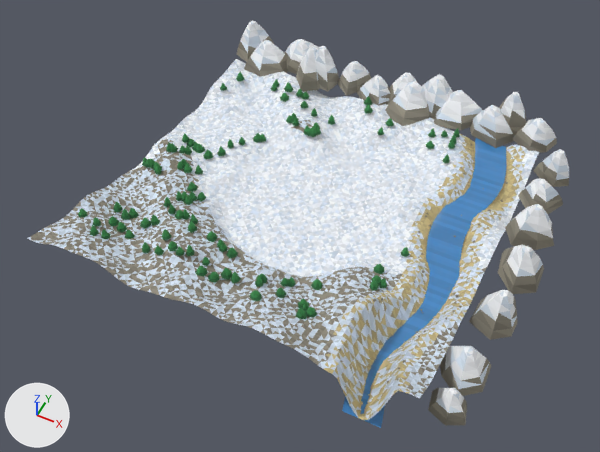
The glTF model game/public/models/river_landscape.glb: old version first, new version second.
One viewpoint serves both versions: a 50 mm lens placed at (53.5, -110.2, 132.6), pointed at (0.3, -3.6, -0.6). Arrows for +X, +Y and +Z are at lower left; the lights stay in place. The picture after the commit comes second. Vertices at exactly the same position are counted once.

The older version as bpy lines, for what is in view:
```python
me_riverlandscape = bpy.data.meshes.new('RiverLandscape')
me_riverlandscape.from_pydata(...)  # 12684 vertices, 22428 faces; spans x -41.8..50.6, y -40.0..52.6, z -2.3..14.0
# faces by material slot: [22268, 160]
me_riverlandscape.materials.append(mat_landscape)
me_riverlandscape.materials.append(mat_water)
ob_riverlandscape = bpy.data.objects.new('RiverLandscape', me_riverlandscape)
ob_riverlandscape.location = (0.0, 0.0, 0.0)
```
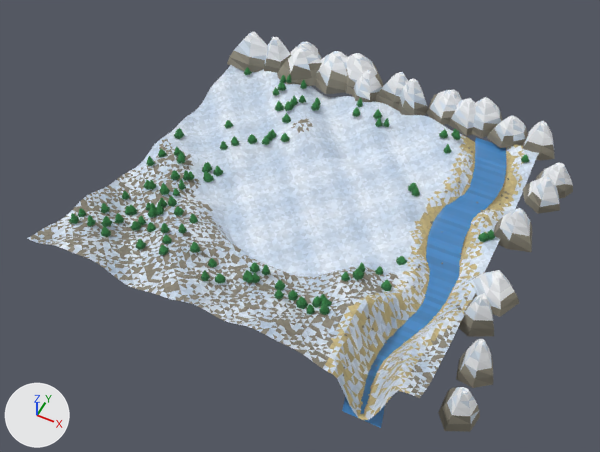
Where the change shows, as pixel boxes (x1, y1, x2, y2) in the pictures (600 x 452 px; the box of a moved part takes in the faces that stretch with it):
'RiverLandscape', reshaped
    before: (27, 20, 569, 428)
    after: (27, 32, 573, 432)
part 1 of me_riverlandscape, moved or reshaped
    before: (117, 225, 127, 232)
    after: (132, 221, 138, 225)
part 2 of me_riverlandscape, moved or reshaped
    before: (198, 265, 204, 271)
    after: (200, 274, 210, 281)
part 3 of me_riverlandscape, moved or reshaped
    before: (208, 274, 220, 282)
    after: (202, 273, 208, 278)
part 4 of me_riverlandscape, moved or reshaped
    before: (209, 272, 219, 279)
    after: (203, 270, 207, 275)
part 5 of me_riverlandscape, moved or reshaped
    before: (220, 245, 227, 250)
    after: (208, 261, 217, 268)
part 6 of me_riverlandscape, moved or reshaped
    before: (202, 259, 210, 266)
    after: (209, 261, 216, 265)
part 7 of me_riverlandscape, moved or reshaped
    before: (365, 108, 371, 111)
    after: (373, 113, 383, 119)
part 8 of me_riverlandscape, moved or reshaped
    before: (114, 207, 123, 212)
    after: (102, 203, 106, 208)
part 9 of me_riverlandscape, deleted
    before: (78, 71, 513, 386)
part 10 of me_riverlandscape, reshaped
    before: (79, 20, 569, 425)
    after: (69, 32, 573, 432)
part 11 of me_riverlandscape, recoloured
    both: (29, 65, 539, 422)

Diff of the bpy script that builds the scene:
```diff
--- a/game/public/models/river_landscape.glb.py
+++ b/game/public/models/river_landscape.glb.py
@@ me_riverlandscape @@
 # used by ob_riverlandscape; location = (0.0, 0.0, 0.0)
-me_riverlandscape.from_pydata(...)  # 12684 vertices, 22428 faces; spans x -41.8..50.6, y -40.0..52.6, z -2.3..14.0
+me_riverlandscape.from_pydata(...)  # 12690 vertices, 22440 faces; spans x -41.3..50.1, y -40.0..53.1, z -2.3..14.0
+# me_riverlandscape part 1: the loose piece of 7 vertices spanning x -30.2..-28.0, y -26.9..-24.8, z 6.3..7.5 is turned -65.7 degrees about the z axis through its middle and scaled by 0.542, then moved by (1.9, 2.1, 0.1)
+# me_riverlandscape part 2: the loose piece of 7 vertices spanning x -7.5..-6.2, y -31.4..-30.1, z 11.1..11.9 is multiplied about its middle by the matrix ((-0.454, -1.355, 0.06), (1.353, -0.457, -0.066), (0.082, 0.035, 1.427)), then moved by (1.5, -1.1, -0.5)
+# me_riverlandscape part 3: the loose piece of 7 vertices spanning x -5.7..-3.3, y -31.6..-29.4, z 9.3..10.4 is scaled about its middle by (0.546, 0.525, 1.03), then moved by (-0.9, -1.4, 1.7)
+# me_riverlandscape part 4: the loose piece of 7 vertices spanning x -5.2..-3.5, y -31.3..-29.6, z 9.9..10.8 is scaled about its middle by (-0.485, -0.533, 1.03), then moved by (-1.0, -1.4, 1.7)
+# me_riverlandscape part 5: the loose piece of 7 vertices spanning x -8.0..-6.5, y -22.9..-21.6, z 8.1..9.0 is turned -146.6 degrees about the z axis through its middle and scaled by 1.33, then moved by (0.2, -4.5, -0.1)
+# me_riverlandscape part 6: the loose piece of 7 vertices spanning x -8.8..-7.2, y -28.4..-26.6, z 8.6..9.7 is scaled about its middle by (0.866, 0.794, 0.827), then moved by (0.9, 0.7, -0.2)
+# me_riverlandscape part 7: the loose piece of 7 vertices spanning x -1.7..-0.1, y 34.3..36.0, z 2.2..3.2 is turned -119.1 degrees about the z axis through its middle and scaled by 1.39, then moved by (2.7, -0.1, -0.9)
+# me_riverlandscape part 8: the loose piece of 7 vertices spanning x -35.1..-33.1, y -21.5..-19.5, z 4.5..5.8 is scaled about its middle by (0.489, 0.527, 0.729), then moved by (-1.0, -2.7, 2.8)
+# me_riverlandscape part 9: 467 loose pieces with 3504 vertices, spanning x -37.9..38.8, y -39.0..39.0, z -2.0..12.9, are deleted
+# me_riverlandscape part 10: 4 vertices moved within x -36.9..18.5, y -27.9..35.3, z 1.4..9.6; 853 vertices removed from x -41.8..50.6, y -35.1..52.6, z -0.5..10.3; 4363 vertices added at x -41.3..50.1, y -37.9..53.1, z -2.2..12.9
+# me_riverlandscape part 11: 15227 kept faces spanning x -40.0..40.0, y -40.0..40.0, z -2.3..14.0 get new vertex colours
+# other edits to the shape of me_riverlandscape do not show in these pictures
 me_riverlandscape.materials.append(mat_landscape)
```
